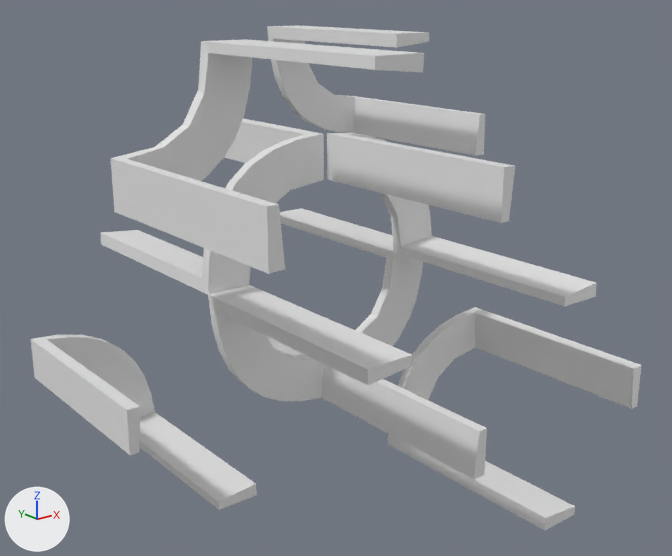
The OBJ model data/bmc/SET_4W2C/t_150.obj as it was, and as the next commit left it.
One viewpoint serves both versions: a 50 mm lens placed at (-1.229, -1.573, 0.599), pointed at (0.014, -0.02, -0.022). Lighting does not change. The marker at lower left points along +X, +Y and +Z. Where no turn or scale is listed for an object, it has been applied to the vertices.

Script lines for the objects in view, before the commit:
```python
me_t_150 = bpy.data.meshes.new('t_150')
me_t_150.from_pydata(...)  # 368 vertices, 704 faces; spans x -0.5..0.5, y -0.5..0.5, z -0.501..0.501
ob_t_150 = bpy.data.objects.new('t_150', me_t_150)
ob_t_150.location = (0.0, 0.0, 0.0)
```
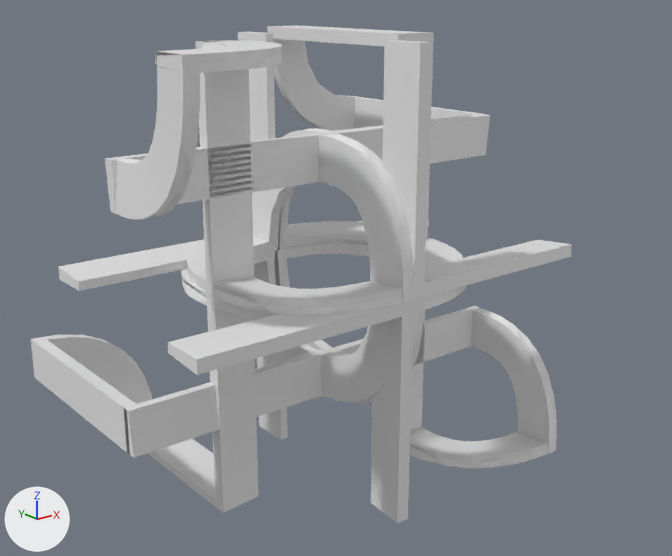
Boxes (x1, y1, x2, y2) around the edits, measured in the pictures (672 x 556 px):
't_150', reshaped (11% narrower)
    before: (31, 25, 641, 530)
    after: (31, 25, 572, 523)
part 1 of me_t_150, rebuilt
    before: (388, 307, 641, 530)
    after: (410, 308, 557, 468)
part 2 of me_t_150, rebuilt (46% narrower, 23% shorter)
    before: (111, 39, 424, 274)
    after: (113, 40, 282, 220)
part 3 of me_t_150, added
    after: (58, 32, 572, 523)
part 4 of me_t_150, deleted
    before: (100, 118, 597, 479)

Patch to the scene script:
```diff
--- a/data/bmc/SET_4W2C/t_150.obj.py
+++ b/data/bmc/SET_4W2C/t_150.obj.py
@@ me_t_150 @@
 # used by ob_t_150; location = (0.0, 0.0, 0.0)
-me_t_150.from_pydata(...)  # 368 vertices, 704 faces; spans x -0.5..0.5, y -0.5..0.5, z -0.501..0.501
+me_t_150.from_pydata(...)  # 1248 vertices, 2316 faces; spans x -0.5..0.5, y -0.287..0.5, z -0.5..0.5
+# me_t_150 part 1: the loose piece of 44 vertices spanning x 0.196..0.496, y -0.5..0.0, z -0.501..-0.201 is rebuilt with 145 vertices and now spans x 0.199..0.5, y -0.287..0.0, z -0.5..-0.199
+# me_t_150 part 2: the loose piece of 44 vertices spanning x -0.496..-0.196, y -0.5..0.0, z 0.201..0.501 is rebuilt with 145 vertices and now spans x -0.5..-0.199, y -0.287..0.0, z 0.199..0.5
+# me_t_150 part 3: a new loose piece of 870 vertices spanning x -0.5..0.5, y -0.287..0.287, z -0.5..0.5
+# me_t_150 part 4
+# 192 vertices are removed from x -0.304..0.304, y -0.5..0.5, z -0.299..0.299
+# 368 faces are deleted
```
